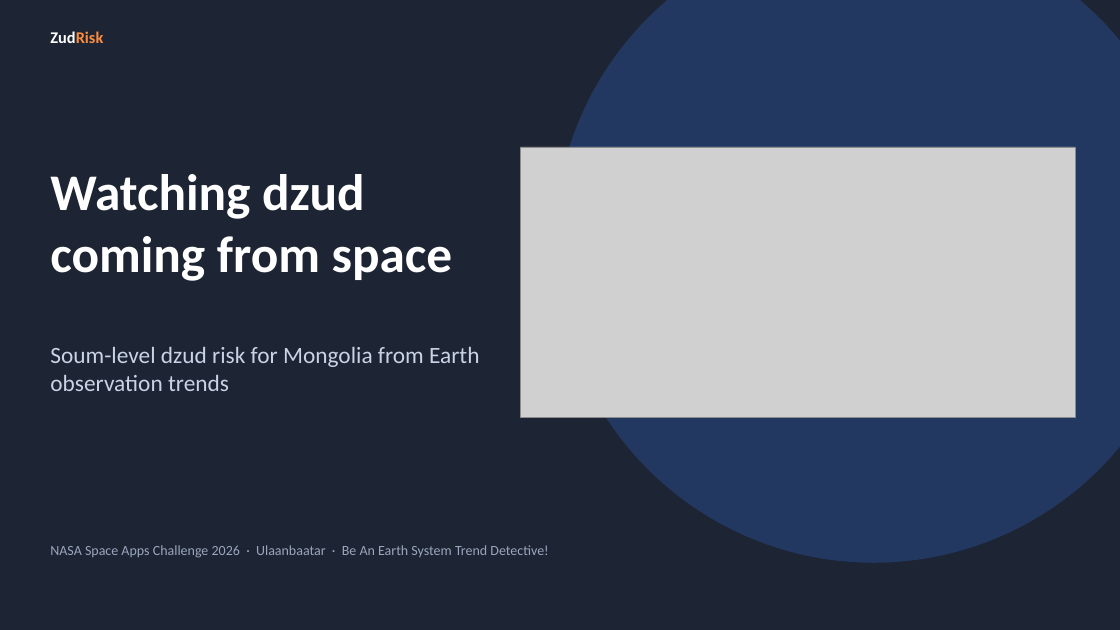
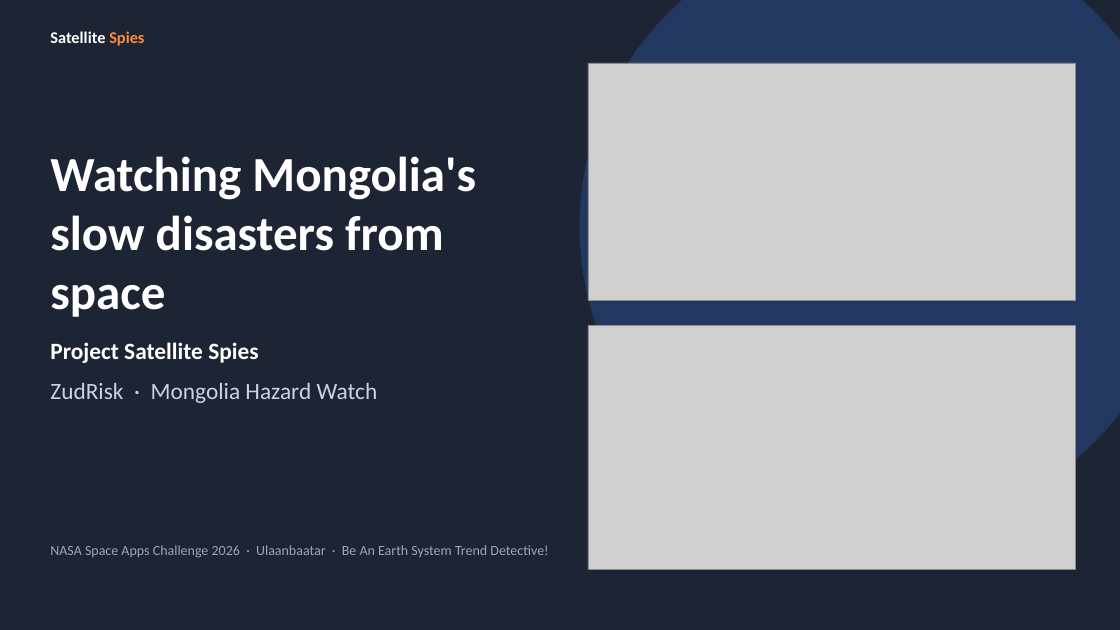
Before and after one commit to Sarul72/ZudRisk, a slide deck: slide 1 of docs/pitch/zudrisk-pitch.pptx. Drawn at 1120x630 pixels with LibreOffice and Linux fonts; fonts in the diff are those of the drawing; grey boxes stand for pictures. Boxes give left, top, right and bottom in pixels: in the first picture for what was removed or moved away, otherwise in the second. Text is boxed around its words. In the diff, an @@ line names an element or a change of style, - is before the commit and + after.

```diff
--- a/docs/pitch/zudrisk-pitch.pptx
+++ b/docs/pitch/zudrisk-pitch.pptx
@@ ellipse resized from (x1=555, y1=0, x2=1120, y2=563) to (x1=580, y1=0, x2=1120, y2=529) @@
@@ text at (x1=50, y1=31, x2=144, y2=46): text changed; text colour #FD8D3C to #FFFFFF @@
-ZudRisk
+Satellite Spies
@@ picture resized from (x1=521, y1=147, x2=1075, y2=418) to (x1=588, y1=63, x2=1075, y2=301) @@
@@ text at (x1=50, y1=156, x2=476, y2=317): text changed; size 44 to 42 pt @@
-Watching dzud coming from space
+Watching Mongolia's slow disasters from space
@@ picture added at (x1=588, y1=326, x2=1075, y2=570) @@
@@ text removed at (x1=50, y1=347, x2=479, y2=391) @@
-Soum-level dzud risk for Mongolia from Earth observation trends
@@ text added at (x1=50, y1=342, x2=378, y2=403), 20 pt, text #C9D3E6 @@
+Project Satellite Spies
+ZudRisk · Mongolia Hazard Watch
```
Also in this commit, not shown: 4 other slides changed, 2 slides added, 2 slides removed, 8 other files.
